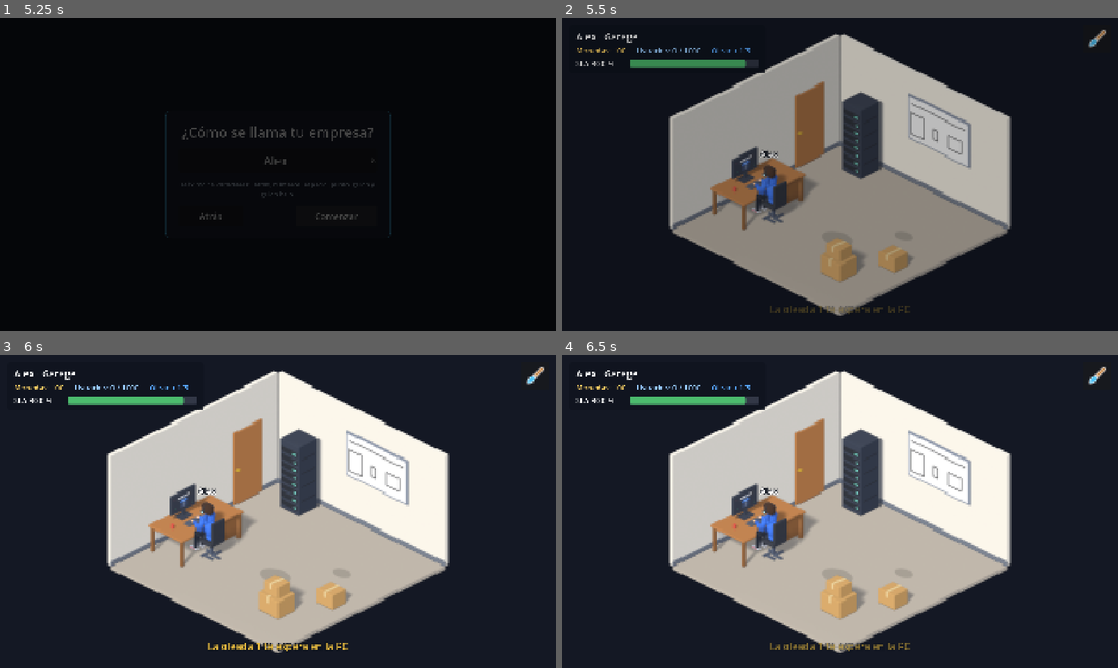
Above: before the commit, frames 1-4 (two rows, left to right).
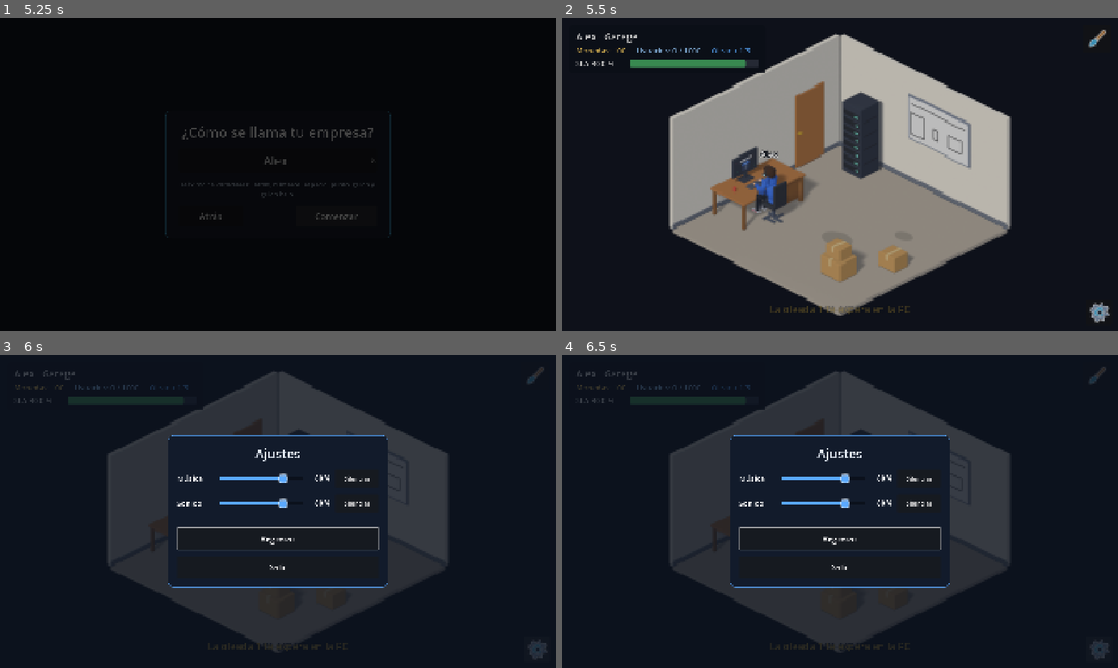
Above: after the commit, the same moments.

Repository: SaidSar/server-flow-2d
Game: Godot game, scene res://scenes/main/main.tscn
Two runs of this game, one before a commit and one after it. Both use one fixed random seed, a clock stepped at 60 frames per second and the inputs below.
Inputs (mouse positions are in pixels of both pictures, inside the frame that each line leads up to):
- Up to frame 1 (5.25 s): click "Nueva partida" at 0.5 s; move the mouse to (400, 158) at 1.27 s; click (400, 158) at 1.42 s; move the mouse to (166, 190) at 2.02 s; click (166, 190) at 2.17 s; click (278, 161) at 2.77 s; type "Alex" at 2.85 s; click "Siguiente" at 3.5 s; click (278, 161) at 4.27 s; type "Alex" at 4.35 s; click "Comenzar" at 5 s
- Up to frame 2 (5.5 s): no input
- Up to frame 3 (6 s): click (539, 649) at 5.77 s
- Up to frame 4 (6.5 s): no input

Frame 1 is identical in both runs. In frame 2, 0.2% of the frame differs, in the area x 94-99%, y 90-98%; in frame 3, 41%; in frame 4, 41%, in the area x 2-99%, y 3-97%.

Commit message:
feat: botón de ajustes con volumen de música y efectos
Engranaje flotante reutilizable (settings_button.tscn + settings_menu.tscn) en
el cuarto base; pausa el árbol mientras el panel está abierto. Sliders y
silencio para los buses Music y SFX (default_bus_layout.tres), Regresar y
Salir con confirmación (guarda y vuelve al título). Autoload Settings guarda
en user://settings.cfg. El botón atrás de Android cierra/abre el panel y,
en el título, cierra Opciones o sale.

Co-Authored-By: Claude Opus 5.5 <noreply@anthropic.com>

Diff:
--- /dev/null
+++ b/assets/art/ui/icon_gear.svg
@@ -0,0 +1,5 @@
+<svg xmlns="http://www.w3.org/2000/svg" width="64" height="64" viewBox="0 0 64 64">
+  <polygon points="32.0,11.0 37.3,5.5 42.3,7.1 43.7,14.5 46.8,17.2 54.4,17.0 56.9,21.7 52.6,27.9 53.0,32.0 58.5,37.3 56.9,42.3 49.5,43.7 46.8,46.8 47.0,54.4 42.3,56.9 36.1,52.6 32.0,53.0 26.7,58.5 21.7,56.9 20.3,49.5 17.2,46.8 9.6,47.0 7.1,42.3 11.4,36.1 11.0,32.0 5.5,26.7 7.1,21.7 14.5,20.3 17.2,17.2 17.0,9.6 21.7,7.1 27.9,11.4" fill="#8aa0bf" stroke="#ffffff" stroke-width="2" stroke-linejoin="round"/>
+  <circle cx="32" cy="32" r="13" fill="#4fc3f7" stroke="#ffffff" stroke-width="2"/>
+  <circle cx="32" cy="32" r="6" fill="#1e2230" stroke="#ffffff" stroke-width="2"/>
+</svg>
--- /dev/null
+++ b/assets/art/ui/slider_grabber.svg
@@ -0,0 +1,3 @@
+<svg xmlns="http://www.w3.org/2000/svg" width="36" height="36" viewBox="0 0 36 36">
+  <circle cx="18" cy="18" r="15" fill="#5aa9ff" stroke="#ffffff" stroke-width="3"/>
+</svg>
--- /dev/null
+++ b/assets/art/ui/slider_grabber_hover.svg
@@ -0,0 +1,3 @@
+<svg xmlns="http://www.w3.org/2000/svg" width="36" height="36" viewBox="0 0 36 36">
+  <circle cx="18" cy="18" r="16" fill="#8cc4ff" stroke="#ffffff" stroke-width="3"/>
+</svg>
--- /dev/null
+++ b/default_bus_layout.tres
@@ -0,0 +1,15 @@
+[gd_resource type="AudioBusLayout" format=3]
+
+[resource]
+bus/1/name = &"Music"
+bus/1/solo = false
+bus/1/mute = false
+bus/1/bypass_fx = false
+bus/1/volume_db = 0.0
+bus/1/send = &"Master"
+bus/2/name = &"SFX"
+bus/2/solo = false
+bus/2/mute = false
+bus/2/bypass_fx = false
+bus/2/volume_db = 0.0
+bus/2/send = &"Master"
--- a/project.godot
+++ b/project.godot
@@ -16,9 +16,11 @@
 config/features=PackedStringArray("4.6", "GL Compatibility")
 boot_splash/bg_color=Color(0.0784314, 0.0941176, 0.141176, 1)
 config/icon="res://icon.svg"
+config/quit_on_go_back=false
 
 [autoload]
 
+Settings="*res://scripts/autoload/settings.gd"
 Customization="*res://scripts/autoload/customization.gd"
 Simulation="*res://scripts/autoload/simulation.gd"
 GameState="*res://scripts/autoload/game_state.gd"
--- a/scenes/rooms/room_base.tscn
+++ b/scenes/rooms/room_base.tscn
@@ -4,6 +4,7 @@
 [ext_resource type="PackedScene" path="res://scenes/characters/avatar.tscn" id="2_avatar"]
 [ext_resource type="PackedScene" path="res://scenes/ui/hud.tscn" id="3_hud"]
 [ext_resource type="PackedScene" path="res://scenes/ui/customize_panel.tscn" id="4_customize"]
+[ext_resource type="PackedScene" path="res://scenes/ui/settings_button.tscn" id="5_settings"]
 
 [sub_resource type="RectangleShape2D" id="RectangleShape2D_pc"]
 size = Vector2(128, 128)
@@ -64,3 +65,6 @@
 
 [node name="CustomizePanel" parent="." instance=ExtResource("4_customize")]
 unique_name_in_owner = true
+
+[node name="SettingsButton" parent="." instance=ExtResource("5_settings")]
+unique_name_in_owner = true
--- /dev/null
+++ b/scenes/ui/settings_button.tscn
@@ -0,0 +1,43 @@
+[gd_scene format=3]
+
+[ext_resource type="Script" path="res://scripts/ui/settings_button.gd" id="1_button"]
+[ext_resource type="Texture2D" path="res://assets/art/ui/icon_gear.svg" id="2_gear"]
+[ext_resource type="PackedScene" path="res://scenes/ui/settings_menu.tscn" id="3_menu"]
+
+[node name="SettingsButton" type="CanvasLayer"]
+process_mode = 3
+layer = 20
+script = ExtResource("1_button")
+
+[node name="Root" type="Control" parent="."]
+layout_mode = 3
+anchors_preset = 15
+anchor_right = 1.0
+anchor_bottom = 1.0
+grow_horizontal = 2
+grow_vertical = 2
+mouse_filter = 2
+
+[node name="GearButton" type="Button" parent="Root"]
+unique_name_in_owner = true
+custom_minimum_size = Vector2(88, 88)
+layout_mode = 1
+anchors_preset = 3
+anchor_left = 1.0
+anchor_top = 1.0
+anchor_right = 1.0
+anchor_bottom = 1.0
+offset_left = -108.0
+offset_top = -108.0
+offset_right = -20.0
+offset_bottom = -20.0
+grow_horizontal = 0
+grow_vertical = 0
+tooltip_text = "Ajustes"
+icon = ExtResource("2_gear")
+icon_alignment = 1
+expand_icon = true
+
+[node name="SettingsMenu" parent="Root" instance=ExtResource("3_menu")]
+unique_name_in_owner = true
+layout_mode = 1
--- /dev/null
+++ b/scenes/ui/settings_menu.tscn
@@ -0,0 +1,210 @@
+[gd_scene format=3]
+
+[ext_resource type="Script" path="res://scripts/ui/settings_menu.gd" id="1_menu"]
+[ext_resource type="Texture2D" path="res://assets/art/ui/slider_grabber.svg" id="2_grabber"]
+[ext_resource type="Texture2D" path="res://assets/art/ui/slider_grabber_hover.svg" id="3_grabber_hover"]
+
+[sub_resource type="StyleBoxFlat" id="StyleBoxFlat_track"]
+content_margin_top = 6.0
+content_margin_bottom = 6.0
+bg_color = Color(0.0431373, 0.0666667, 0.109804, 1)
+corner_radius_top_left = 6
+corner_radius_top_right = 6
+corner_radius_bottom_right = 6
+corner_radius_bottom_left = 6
+
+[sub_resource type="StyleBoxFlat" id="StyleBoxFlat_fill"]
+content_margin_top = 6.0
+content_margin_bottom = 6.0
+bg_color = Color(0.352941, 0.662745, 1, 1)
+corner_radius_top_left = 6
+corner_radius_top_right = 6
+corner_radius_bottom_right = 6
+corner_radius_bottom_left = 6
+
+[node name="SettingsMenu" type="Control"]
+process_mode = 3
+layout_mode = 3
+anchors_preset = 15
+anchor_right = 1.0
+anchor_bottom = 1.0
+grow_horizontal = 2
+grow_vertical = 2
+script = ExtResource("1_menu")
+
+[node name="Dimmer" type="ColorRect" parent="."]
+layout_mode = 1
+anchors_preset = 15
+anchor_right = 1.0
+anchor_bottom = 1.0
+grow_horizontal = 2
+grow_vertical = 2
+color = Color(0.0431373, 0.0666667, 0.109804, 0.82)
+
+[node name="Center" type="CenterContainer" parent="."]
+layout_mode = 1
+anchors_preset = 15
+anchor_right = 1.0
+anchor_bottom = 1.0
+grow_horizontal = 2
+grow_vertical = 2
+
+[node name="Window" type="PanelContainer" parent="Center"]
+unique_name_in_owner = true
+custom_minimum_size = Vector2(760, 0)
+layout_mode = 2
+
+[node name="Content" type="VBoxContainer" parent="Center/Window"]
+layout_mode = 2
+theme_override_constants/separation = 24
+
+[node name="TitleLabel" type="Label" parent="Center/Window/Content"]
+layout_mode = 2
+theme_override_colors/font_color = Color(0.901961, 0.929412, 0.968627, 1)
+theme_override_font_sizes/font_size = 44
+text = "Ajustes"
+horizontal_alignment = 1
+
+[node name="MainBox" type="VBoxContainer" parent="Center/Window/Content"]
+unique_name_in_owner = true
+layout_mode = 2
+theme_override_constants/separation = 22
+
+[node name="MusicRow" type="HBoxContainer" parent="Center/Window/Content/MainBox"]
+layout_mode = 2
+theme_override_constants/separation = 16
+
+[node name="MusicLabel" type="Label" parent="Center/Window/Content/MainBox/MusicRow"]
+custom_minimum_size = Vector2(130, 0)
+layout_mode = 2
+theme_override_font_sizes/font_size = 26
+text = "Música"
+
+[node name="MusicSlider" type="HSlider" parent="Center/Window/Content/MainBox/MusicRow"]
+unique_name_in_owner = true
+custom_minimum_size = Vector2(0, 64)
+layout_mode = 2
+size_flags_horizontal = 3
+size_flags_vertical = 4
+theme_override_icons/grabber = ExtResource("2_grabber")
+theme_override_icons/grabber_highlight = ExtResource("3_grabber_hover")
+theme_override_styles/slider = SubResource("StyleBoxFlat_track")
+theme_override_styles/grabber_area = SubResource("StyleBoxFlat_fill")
+theme_override_styles/grabber_area_highlight = SubResource("StyleBoxFlat_fill")
+value = 80.0
+
+[node name="MusicValue" type="Label" parent="Center/Window/Content/MainBox/MusicRow"]
+unique_name_in_owner = true
+custom_minimum_size = Vector2(80, 0)
+layout_mode = 2
+theme_override_font_sizes/font_size = 24
+text = "80 %"
+horizontal_alignment = 2
+
+[node name="MusicMute" type="Button" parent="Center/Window/Content/MainBox/MusicRow"]
+unique_name_in_owner = true
+custom_minimum_size = Vector2(150, 64)
+layout_mode = 2
+tooltip_text = "Silenciar la música"
+theme_override_font_sizes/font_size = 22
+toggle_mode = true
+text = "Silenciar"
+
+[node name="SfxRow" type="HBoxContainer" parent="Center/Window/Content/MainBox"]
+layout_mode = 2
+theme_override_constants/separation = 16
+
+[node name="SfxLabel" type="Label" parent="Center/Window/Content/MainBox/SfxRow"]
+custom_minimum_size = Vector2(130, 0)
+layout_mode = 2
+theme_override_font_sizes/font_size = 26
+text = "Sonido"
+
+[node name="SfxSlider" type="HSlider" parent="Center/Window/Content/MainBox/SfxRow"]
+unique_name_in_owner = true
+custom_minimum_size = Vector2(0, 64)
+layout_mode = 2
+size_flags_horizontal = 3
+size_flags_vertical = 4
+theme_override_icons/grabber = ExtResource("2_grabber")
+theme_override_icons/grabber_highlight = ExtResource("3_grabber_hover")
+theme_override_styles/slider = SubResource("StyleBoxFlat_track")
+theme_override_styles/grabber_area = SubResource("StyleBoxFlat_fill")
+theme_override_styles/grabber_area_highlight = SubResource("StyleBoxFlat_fill")
+value = 80.0
+
+[node name="SfxValue" type="Label" parent="Center/Window/Content/MainBox/SfxRow"]
+unique_name_in_owner = true
+custom_minimum_size = Vector2(80, 0)
+layout_mode = 2
+theme_override_font_sizes/font_size = 24
+text = "80 %"
+horizontal_alignment = 2
+
+[node name="SfxMute" type="Button" parent="Center/Window/Content/MainBox/SfxRow"]
+unique_name_in_owner = true
+custom_minimum_size = Vector2(150, 64)
+layout_mode = 2
+tooltip_text = "Silenciar los efectos de sonido"
+theme_override_font_sizes/font_size = 22
+toggle_mode = true
+text = "Silenciar"
+
+[node name="Spacer" type="Control" parent="Center/Window/Content/MainBox"]
+custom_minimum_size = Vector2(0, 8)
+layout_mode = 2
+
+[node name="ReturnButton" type="Button" parent="Center/Window/Content/MainBox"]
+unique_name_in_owner = true
+custom_minimum_size = Vector2(0, 76)
+layout_mode = 2
+theme_override_font_sizes/font_size = 28
+text = "Regresar"
+
+[node name="QuitButton" type="Button" parent="Center/Window/Content/MainBox"]
+unique_name_in_owner = true
+custom_minimum_size = Vector2(0, 76)
+layout_mode = 2
+theme_override_font_sizes/font_size = 28
+text = "Salir"
+
+[node name="ConfirmBox" type="VBoxContainer" parent="Center/Window/Content"]
+unique_name_in_owner = true
+visible = false
+layout_mode = 2
+theme_override_constants/separation = 28
+
+[node name="ConfirmLabel" type="Label" parent="Center/Window/Content/ConfirmBox"]
+layout_mode = 2
+theme_override_font_sizes/font_size = 30
+text = "¿Guardar y salir al menú principal?"
+horizontal_alignment = 1
+autowrap_mode = 3
+
+[node name="ConfirmHint" type="Label" parent="Center/Window/Content/ConfirmBox"]
+layout_mode = 2
+theme_override_colors/font_color = Color(0.541176, 0.607843, 0.709804, 1)
+theme_override_font_sizes/font_size = 21
+text = "Podrás seguir con \"Continuar\" desde el inicio de la oleada en curso."
+horizontal_alignment = 1
+autowrap_mode = 3
+
+[node name="Buttons" type="HBoxContainer" parent="Center/Window/Content/ConfirmBox"]
+layout_mode = 2
+theme_override_constants/separation = 16
+
+[node name="CancelQuitButton" type="Button" parent="Center/Window/Content/ConfirmBox/Buttons"]
+unique_name_in_owner = true
+custom_minimum_size = Vector2(0, 76)
+layout_mode = 2
+size_flags_horizontal = 3
+theme_override_font_sizes/font_size = 26
+text = "Cancelar"
+
+[node name="ConfirmQuitButton" type="Button" parent="Center/Window/Content/ConfirmBox/Buttons"]
+unique_name_in_owner = true
+custom_minimum_size = Vector2(0, 76)
+layout_mode = 2
+size_flags_horizontal = 3
+theme_override_font_sizes/font_size = 26
+text = "Sí, salir"
--- /dev/null
+++ b/scripts/autoload/settings.gd
@@ -0,0 +1,94 @@
+extends Node
+## Autoload "Settings": volumen de música y efectos.
+## Se guarda en user://settings.cfg, aparte de la partida, y se aplica al iniciar el juego.
+
+signal changed
+
+const BUS_MUSIC: StringName = &"Music"
+const BUS_SFX: StringName = &"SFX"
+const SECTION_AUDIO := "audio"
+const DEFAULT_VOLUME := 0.8
+
+## Se puede cambiar en pruebas para no tocar los ajustes reales.
+var settings_path := Paths.SETTINGS_FILE
+## Volumen lineal 0..1.
+var music_volume := DEFAULT_VOLUME
+var sfx_volume := DEFAULT_VOLUME
+var music_muted := false
+var sfx_muted := false
+
+
+func _ready() -> void:
+	load_settings()
+
+
+func _notification(what: int) -> void:
+	if what == NOTIFICATION_WM_CLOSE_REQUEST or what == NOTIFICATION_APPLICATION_PAUSED:
+		save_settings()
+
+
+func set_music_volume(value: float) -> void:
+	music_volume = clampf(value, 0.0, 1.0)
+	_on_changed()
+
+
+func set_sfx_volume(value: float) -> void:
+	sfx_volume = clampf(value, 0.0, 1.0)
+	_on_changed()
+
+
+func set_music_muted(muted: bool) -> void:
+	music_muted = muted
+	_on_changed()
+
+
+func set_sfx_muted(muted: bool) -> void:
+	sfx_muted = muted
+	_on_changed()
+
+
+## Aplica los volúmenes a los buses de audio.
+func apply() -> void:
+	_apply_bus(BUS_MUSIC, music_volume, music_muted)
+	_apply_bus(BUS_SFX, sfx_volume, sfx_muted)
+
+
+func save_settings() -> bool:
+	var config := ConfigFile.new()
+	config.set_value(SECTION_AUDIO, "music_volume", music_volume)
+	config.set_value(SECTION_AUDIO, "sfx_volume", sfx_volume)
+	config.set_value(SECTION_AUDIO, "music_muted", music_muted)
+	config.set_value(SECTION_AUDIO, "sfx_muted", sfx_muted)
+	var error := config.save(settings_path)
+	if error != OK:
+		push_error("No se pudieron guardar los ajustes en %s: %s" % [settings_path, error_string(error)])
+		return false
+	return true
+
+
+## Lee los ajustes guardados (o deja los valores por defecto) y los aplica.
+func load_settings() -> void:
+	var config := ConfigFile.new()
+	var error := config.load(settings_path)
+	if error != OK and error != ERR_FILE_NOT_FOUND:
+		push_warning("No se pudieron leer los ajustes de %s: %s" % [settings_path, error_string(error)])
+	music_volume = clampf(float(config.get_value(SECTION_AUDIO, "music_volume", DEFAULT_VOLUME)), 0.0, 1.0)
+	sfx_volume = clampf(float(config.get_value(SECTION_AUDIO, "sfx_volume", DEFAULT_VOLUME)), 0.0, 1.0)
+	music_muted = bool(config.get_value(SECTION_AUDIO, "music_muted", false))
+	sfx_muted = bool(config.get_value(SECTION_AUDIO, "sfx_muted", false))
+	apply()
+	changed.emit()
+
+
+func _on_changed() -> void:
+	apply()
+	changed.emit()
+
+
+func _apply_bus(bus_name: StringName, volume: float, muted: bool) -> void:
+	var index := AudioServer.get_bus_index(bus_name)
+	if index < 0:
+		push_warning("No existe el bus de audio %s (revisa default_bus_layout.tres)." % bus_name)
+		return
+	AudioServer.set_bus_volume_db(index, linear_to_db(maxf(volume, 0.0001)))
+	AudioServer.set_bus_mute(index, muted or is_zero_approx(volume))
--- a/scripts/paths.gd
+++ b/scripts/paths.gd
@@ -29,3 +29,4 @@
 
 # Guardado
 const SAVE_FILE := "user://savegame.cfg"
+const SETTINGS_FILE := "user://settings.cfg"
--- /dev/null
+++ b/scripts/ui/settings_button.gd
@@ -0,0 +1,75 @@
+class_name SettingsButton
+extends CanvasLayer
+## Botón flotante de engranaje (esquina inferior derecha) que abre el panel de Ajustes.
+## Se instancia en el cuarto y en el dashboard. Mientras el panel está abierto el árbol queda en pausa,
+## así que la simulación, la PC, el pincel y las mejoras no responden.
+
+## Separación del borde de la pantalla (más la zona segura del celular).
+const MARGIN := 20.0
+
+@onready var _gear_button: Button = %GearButton
+@onready var _menu: SettingsMenu = %SettingsMenu
+
+
+func _ready() -> void:
+	process_mode = Node.PROCESS_MODE_ALWAYS
+	_gear_button.pressed.connect(open)
+	_menu.closed.connect(_on_menu_closed)
+	get_viewport().size_changed.connect(_place_button)
+	_place_button()
+
+
+func _exit_tree() -> void:
+	# Si la escena cambia con el panel abierto, el juego no debe quedarse en pausa.
+	if is_open():
+		get_tree().paused = false
+
+
+func _notification(what: int) -> void:
+	# Botón "atrás" de Android: cierra el panel (o la confirmación); si está cerrado, lo abre.
+	if what == NOTIFICATION_WM_GO_BACK_REQUEST:
+		if is_open():
+			_menu.go_back()
+		else:
+			open()
+
+
+func open() -> void:
+	if is_open() or SceneRouter.is_changing():
+		return
+	get_tree().paused = true
+	_menu.open()
+
+
+func close() -> void:
+	_menu.close()
+
+
+func is_open() -> bool:
+	return _menu.visible
+
+
+func _on_menu_closed() -> void:
+	get_tree().paused = false
+
+
+## Coloca el engranaje respetando la zona segura (muesca, barra de gestos) en celulares.
+func _place_button() -> void:
+	var safe := _get_safe_insets()
+	_gear_button.offset_right = -(MARGIN + safe.x)
+	_gear_button.offset_bottom = -(MARGIN + safe.y)
+	_gear_button.offset_left = _gear_button.offset_right - _gear_button.custom_minimum_size.x
+	_gear_button.offset_top = _gear_button.offset_bottom - _gear_button.custom_minimum_size.y
+
+
+## Espacio que ocupa el sistema a la derecha (x) y abajo (y), en coordenadas del viewport.
+func _get_safe_insets() -> Vector2:
+	if not OS.has_feature("mobile"):
+		return Vector2.ZERO
+	var screen_size := Vector2(DisplayServer.screen_get_size())
+	var safe_area := Rect2(DisplayServer.get_display_safe_area())
+	var window_size := Vector2(DisplayServer.window_get_size())
+	if window_size.x <= 0.0 or window_size.y <= 0.0:
+		return Vector2.ZERO
+	var ratio := get_viewport().get_visible_rect().size / window_size
+	return Vector2(screen_size.x - safe_area.end.x, screen_size.y - safe_area.end.y).max(Vector2.ZERO) * ratio
--- /dev/null
+++ b/scripts/ui/settings_menu.gd
@@ -0,0 +1,122 @@
+class_name SettingsMenu
+extends Control
+## Panel modal "Ajustes": volumen de música y efectos, Regresar y Salir (con confirmación).
+## Funciona con el árbol en pausa (process_mode = ALWAYS); quien lo abre pausa y reanuda el juego.
+
+signal closed
+
+const MUTE_TEXT := "Silenciar"
+const UNMUTE_TEXT := "Activar"
+
+@onready var _window: PanelContainer = %Window
+@onready var _main_box: Control = %MainBox
+@onready var _confirm_box: Control = %ConfirmBox
+@onready var _music_slider: HSlider = %MusicSlider
+@onready var _music_value: Label = %MusicValue
+@onready var _music_mute: Button = %MusicMute
+@onready var _sfx_slider: HSlider = %SfxSlider
+@onready var _sfx_value: Label = %SfxValue
+@onready var _sfx_mute: Button = %SfxMute
+@onready var _return_button: Button = %ReturnButton
+@onready var _quit_button: Button = %QuitButton
+@onready var _confirm_quit_button: Button = %ConfirmQuitButton
+@onready var _cancel_quit_button: Button = %CancelQuitButton
+
+
+func _ready() -> void:
+	process_mode = Node.PROCESS_MODE_ALWAYS
+	_window.add_theme_stylebox_override(&"panel", DashboardColors.panel_style(DashboardColors.PANEL, DashboardColors.ACCENT, 2, 18, 32.0))
+	_music_slider.value_changed.connect(_on_music_slider_changed)
+	_sfx_slider.value_changed.connect(_on_sfx_slider_changed)
+	_music_mute.toggled.connect(_on_music_mute_toggled)
+	_sfx_mute.toggled.connect(_on_sfx_mute_toggled)
+	_return_button.pressed.connect(close)
+	_quit_button.pressed.connect(_show_confirm.bind(true))
+	_cancel_quit_button.pressed.connect(_show_confirm.bind(false))
+	_confirm_quit_button.pressed.connect(_save_and_quit)
+	hide()
+
+
+func _unhandled_input(event: InputEvent) -> void:
+	if visible and event.is_action_pressed(&"ui_cancel"):
+		go_back()
+		get_viewport().set_input_as_handled()
+
+
+func open() -> void:
+	_sync_from_settings()
+	_show_confirm(false)
+	show()
+	_return_button.grab_focus()
+
+
+## Esc o "atrás" de Android: primero cancela la confirmación, luego cierra el panel.
+func go_back() -> void:
+	if _confirm_box.visible:
+		_show_confirm(false)
+	else:
+		close()
+
+
+func close() -> void:
+	if not visible:
+		return
+	Settings.save_settings()
+	hide()
+	closed.emit()
+
+
+func is_confirming_quit() -> bool:
+	return _confirm_box.visible
+
+
+func _sync_from_settings() -> void:
+	_music_slider.set_value_no_signal(Settings.music_volume * 100.0)
+	_sfx_slider.set_value_no_signal(Settings.sfx_volume * 100.0)
+	_music_mute.set_pressed_no_signal(Settings.music_muted)
+	_sfx_mute.set_pressed_no_signal(Settings.sfx_muted)
+	_refresh_labels()
+
+
+func _refresh_labels() -> void:
+	_music_value.text = "%d %%" % roundi(_music_slider.value)
+	_sfx_value.text = "%d %%" % roundi(_sfx_slider.value)
+	_music_mute.text = UNMUTE_TEXT if _music_mute.button_pressed else MUTE_TEXT
+	_sfx_mute.text = UNMUTE_TEXT if _sfx_mute.button_pressed else MUTE_TEXT
+
+
+func _on_music_slider_changed(value: float) -> void:
+	Settings.set_music_volume(value / 100.0)
+	_refresh_labels()
+
+
+func _on_sfx_slider_changed(value: float) -> void:
+	Settings.set_sfx_volume(value / 100.0)
+	_refresh_labels()
+
+
+func _on_music_mute_toggled(muted: bool) -> void:
+	Settings.set_music_muted(muted)
+	_refresh_labels()
+
+
+func _on_sfx_mute_toggled(muted: bool) -> void:
+	Settings.set_sfx_muted(muted)
+	_refresh_labels()
+
+
+func _show_confirm(confirm: bool) -> void:
+	_main_box.visible = not confirm
+	_confirm_box.visible = confirm
+	if confirm:
+		_cancel_quit_button.grab_focus()
+	elif visible:
+		_return_button.grab_focus()
+
+
+func _save_and_quit() -> void:
+	SaveSystem.save_game()
+	Settings.save_settings()
+	hide()
+	get_tree().paused = false
+	SceneRouter.goto(Paths.TITLE_MENU)
--- a/scripts/ui/title_menu.gd
+++ b/scripts/ui/title_menu.gd
@@ -27,6 +27,15 @@
 	_new_game_button.grab_focus()
 
 
+func _notification(what: int) -> void:
+	# Botón "atrás" de Android: cierra Opciones o sale del juego.
+	if what == NOTIFICATION_WM_GO_BACK_REQUEST:
+		if _options_panel.visible:
+			_options_panel.hide()
+		else:
+			SceneRouter.quit_game()
+
+
 func _unhandled_input(event: InputEvent) -> void:
 	if _options_panel.visible and event.is_action_pressed(&"ui_cancel"):
 		_options_panel.hide()
Not shown, added: assets/art/ui/icon_gear.svg.import
Not shown, added: assets/art/ui/slider_grabber.svg.import
Not shown, added: assets/art/ui/slider_grabber_hover.svg.import
Not shown, added: scripts/autoload/settings.gd.uid
Not shown, added: scripts/ui/settings_button.gd.uid
Not shown, added: scripts/ui/settings_menu.gd.uid
